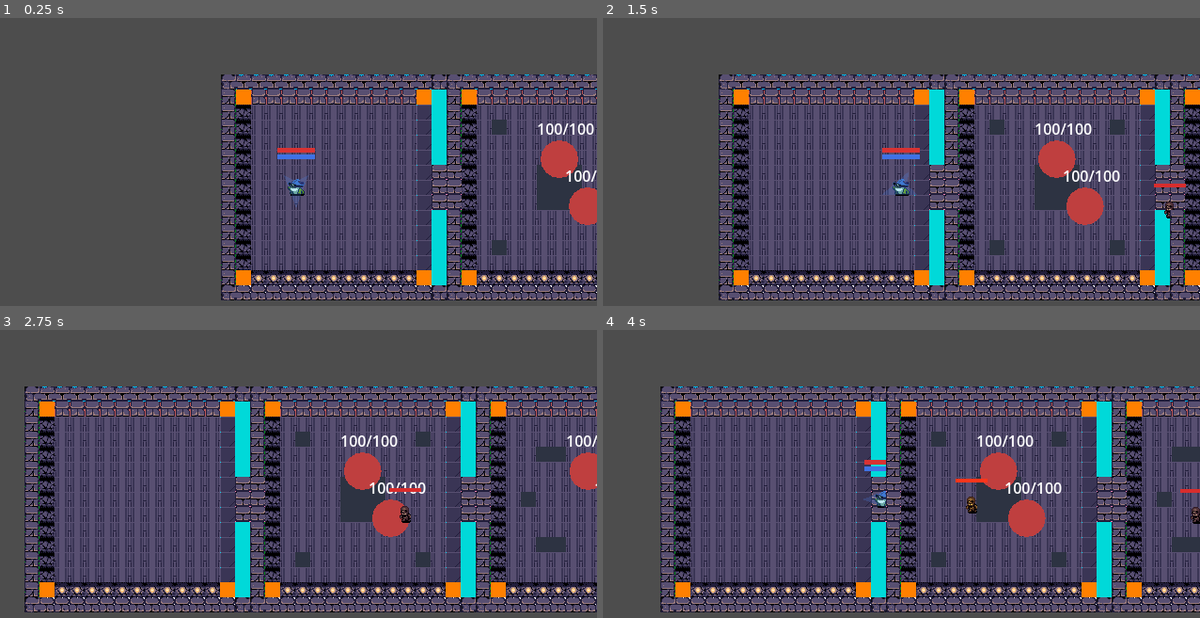
Above: before the commit, frames 1-4 (two rows, left to right).
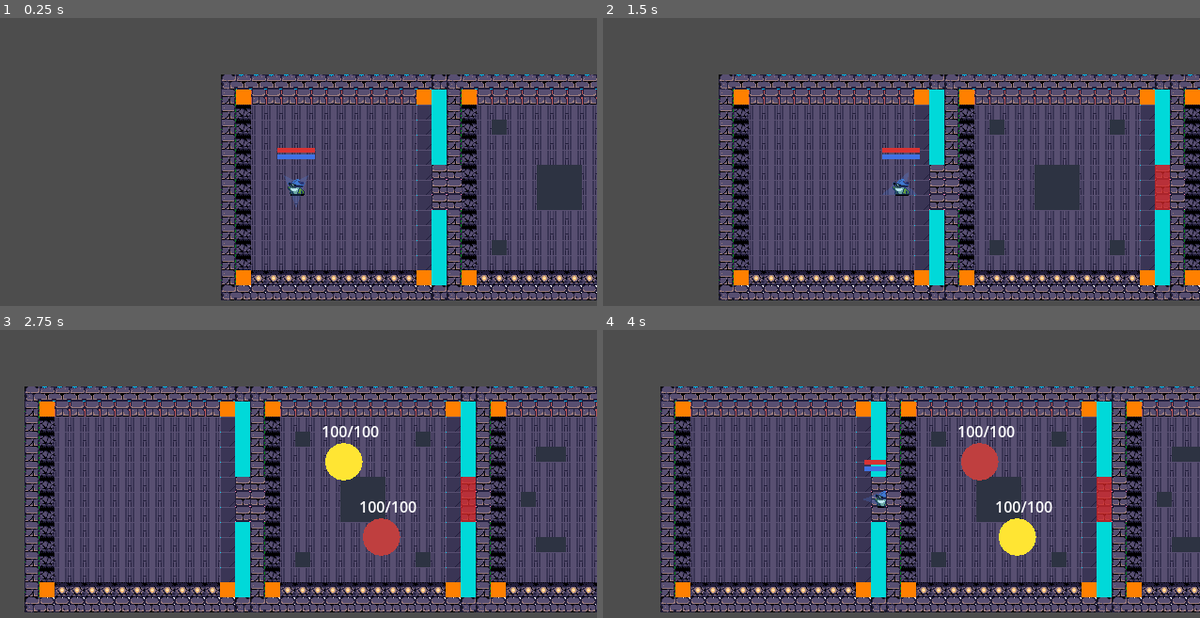
Above: after the commit, the same moments.

Repository: gersonMarcelo123/abyss-maker-game
Game: Godot game, scene res://scenes/levels/GeneratedLevel1.tscn
The game is run twice, just before and just after one commit, with the same random seed, the same clock (stepped at 60 frames per second) and the same inputs. This scene is started directly instead of the project's main scene.
Inputs (mouse positions are in pixels of both pictures, inside the frame that each line leads up to):
- Up to frame 1 (0.25 s): no input
- Up to frame 2 (1.5 s): tap Enter at 0.5 s; move the mouse to (1032, 170) at 0.52 s; hold D 0.53-1.25 s; tap T (attack) at 0.6 s; click (1032, 170) at 0.67 s; drag from (776, 205) to (871, 254) at 1.27 s
- Up to frame 3 (2.75 s): move the mouse to (358, 425) at 2.02 s; hold D from 2.03 s (still down); hold 1 from 2.03 s (still down); tap T (attack) at 2.3 s
- Up to frame 4 (4 s): release D at 2.75 s; release 1 at 2.75 s; drag from (871, 566) to (716, 448) at 2.77 s; move the mouse to (1080, 548) at 3.52 s; hold A from 3.53 s (still down); hold 3 from 3.53 s (still down); tap T (attack) at 3.8 s

The runs differ from the first frame. In frame 1, 1.4% of the frame differs, in the area x 90-100%, y 36-72%; in frame 2, 2.1%; in frame 3, 3.6%, in the area x 54-100%, y 33-79%; in frame 4, 3.2%.

Commit message:
attack rework
los ataques melees nesecitan de menos distancia para funcionar.

Diff:
--- a/scenes/levels/Lobby.tscn
+++ b/scenes/levels/Lobby.tscn
@@ -1,8 +1,8 @@
-[gd_scene load_steps=2 format=3]
+[gd_scene format=3 uid="uid://bq17s4mhaktns"]
 
-[ext_resource type="Script" path="res://scripts/world/lobby.gd" id="1_lobby"]
+[ext_resource type="Script" uid="uid://bc65o0pyxq87b" path="res://scripts/world/lobby.gd" id="1_lobby"]
 
-[node name="Lobby" type="Control"]
+[node name="Lobby" type="Control" unique_id=1738325611]
 layout_mode = 3
 anchors_preset = 15
 anchor_right = 1.0
@@ -11,7 +11,7 @@
 grow_vertical = 2
 script = ExtResource("1_lobby")
 
-[node name="ColorRect" type="ColorRect" parent="."]
+[node name="ColorRect" type="ColorRect" parent="." unique_id=1583321195]
 layout_mode = 1
 anchors_preset = 15
 anchor_right = 1.0
@@ -20,7 +20,7 @@
 grow_vertical = 2
 color = Color(0.08, 0.09, 0.13, 1)
 
-[node name="CenterContainer" type="CenterContainer" parent="."]
+[node name="CenterContainer" type="CenterContainer" parent="." unique_id=1571211229]
 layout_mode = 1
 anchors_preset = 15
 anchor_right = 1.0
@@ -28,33 +28,33 @@
 grow_horizontal = 2
 grow_vertical = 2
 
-[node name="VBoxContainer" type="VBoxContainer" parent="CenterContainer"]
+[node name="VBoxContainer" type="VBoxContainer" parent="CenterContainer" unique_id=803505776]
 layout_mode = 2
 theme_override_constants/separation = 16
 alignment = 1
 
-[node name="Title" type="Label" parent="CenterContainer/VBoxContainer"]
+[node name="Title" type="Label" parent="CenterContainer/VBoxContainer" unique_id=970276397]
 layout_mode = 2
 theme_override_font_sizes/font_size = 32
 text = "ABYSS MAKER"
 horizontal_alignment = 1
 
-[node name="Subtitle" type="Label" parent="CenterContainer/VBoxContainer"]
+[node name="Subtitle" type="Label" parent="CenterContainer/VBoxContainer" unique_id=113432822]
 layout_mode = 2
 theme_override_colors/font_color = Color(0.7, 0.75, 0.85, 1)
 theme_override_font_sizes/font_size = 14
 text = "Selecciona un modo de juego"
 horizontal_alignment = 1
 
-[node name="HSeparator" type="HSeparator" parent="CenterContainer/VBoxContainer"]
+[node name="HSeparator" type="HSeparator" parent="CenterContainer/VBoxContainer" unique_id=1745967860]
 layout_mode = 2
 
-[node name="TestLevel" type="Button" parent="CenterContainer/VBoxContainer"]
+[node name="TestLevel" type="Button" parent="CenterContainer/VBoxContainer" unique_id=2105333626]
 custom_minimum_size = Vector2(200, 42)
 layout_mode = 2
 text = "Test Level"
 
-[node name="GeneratedLevel1" type="Button" parent="CenterContainer/VBoxContainer"]
+[node name="GeneratedLevel1" type="Button" parent="CenterContainer/VBoxContainer" unique_id=987652382]
 custom_minimum_size = Vector2(200, 42)
 layout_mode = 2
 text = "Nivel Generado 1"
--- a/scripts/components/attack_component.gd
+++ b/scripts/components/attack_component.gd
@@ -62,22 +62,31 @@
 		return false
 
 	var distance := owner_body.global_position.distance_to(target.global_position)
-	var in_range := distance <= attack_range
+	var start_strike_range := attack_range * 0.7 if attack_type == AttackType.MELEE else attack_range * 0.95
+	var keep_strike_range := attack_range * 1.4
 
-	if not in_range:
-		_stop_attacking() # se está acercando, no golpea todavía
+	# Si ya está cargando el golpe, no lo cancela a menos que el objetivo escape mucho del rango
+	if is_winding_up:
+		if distance > keep_strike_range:
+			_stop_attacking()
+			return true
+		return false
+
+	var in_strike_range := distance <= start_strike_range
+
+	if not in_strike_range:
+		is_attacking = false
 		return true
 
 	if not is_attacking:
 		is_attacking = true
 		attack_started.emit()
 
-	# Solo se puede ARRANCAR un nuevo windup si no hay uno en curso y ya
-	# pasó el cooldown de cadencia. El cooldown se fija AQUÍ (al iniciar el
-	# windup, no al golpear), así attacks_per_second sigue representando
-	# fielmente "golpes por segundo" incluyendo el retraso.
 	if _windup_remaining < 0.0 and _cooldown <= 0.0:
-		_windup_remaining = attack_windup_duration
+		var effective_windup := attack_windup_duration
+		if attack_type == AttackType.MELEE:
+			effective_windup = min(attack_windup_duration, 0.18)
+		_windup_remaining = effective_windup
 		_pending_target = target
 		_cooldown = 1.0 / max(attacks_per_second, 0.01)
 		is_winding_up = true
--- a/scripts/entities/player/player.gd
+++ b/scripts/entities/player/player.gd
@@ -93,15 +93,29 @@
 
 	_handle_menu_input()
 
+	var move_dir := player_input.get_move_vector()
+	var is_holding_attack := player_input.is_pressed("attack")
+	var is_moving_manually := move_dir != Vector2.ZERO
+
 	var aim_dir := player_input.get_aim_vector(self)
 	if aim_dir != Vector2.ZERO:
 		_last_aim_dir = aim_dir
 
-	var target := target_selector.update(global_position, aim_dir)
+	# No cambiar de objetivo mientras se mantiene pulsado el botón de atacar
+	var target: Node2D = null
+	if is_holding_attack and is_instance_valid(target_selector.current_target):
+		target = target_selector.current_target
+	else:
+		target = target_selector.update(global_position, aim_dir)
+
 	if not is_instance_valid(target):
 		target = null
 
-	var want_attack := player_input.is_pressed("attack")
+	# Te puedes mover mientras mantienes atacar pero no atacas. Al dejar de moverte, ataca/persigue.
+	var want_attack := is_holding_attack and not is_moving_manually
+	if is_moving_manually and attack_component.is_attacking:
+		attack_component.cancel()
+
 	## El objeto se recoge estando encima y pulsando ataque en CUALQUIER
 	## dirección. Solo se prioriza atacar cuando el enemigo ya está a rango.
 	if player_input.is_just_pressed("attack") and _try_pickup_nearby_item():
@@ -113,17 +127,21 @@
 
 	var must_approach := attack_component.process_attack(self, target, want_attack)
 
-	_move(must_approach, target)
+	_move(must_approach, target, move_dir, is_moving_manually)
 	move_and_slide()
 	_update_animation()
 
 	_handle_ability_input()
 
-func _move(must_approach: bool, target: Node2D) -> void:
-	var move_dir := player_input.get_move_vector()
+func _move(must_approach: bool, target: Node2D, move_dir: Vector2, is_moving_manually: bool) -> void:
 	var is_sprinting := player_input.is_pressed("sprint") and not attack_component.is_attacking
 
-	if attack_component.is_attacking:
+	if is_moving_manually:
+		# Movimiento manual libre prioritario sobre el ataque
+		var speed := move_speed * (sprint_multiplier if is_sprinting else 1.0)
+		velocity = move_dir * speed
+		_state = FacingState.MOVING
+	elif attack_component.is_attacking:
 		# Plantado golpeando: no se mueve, pero se orienta hacia el objetivo.
 		velocity = Vector2.ZERO
 		if is_instance_valid(target):
@@ -134,10 +152,6 @@
 		velocity = to_target.normalized() * move_speed
 		_last_aim_dir = to_target.normalized()
 		_state = FacingState.APPROACHING
-	elif move_dir != Vector2.ZERO:
-		var speed := move_speed * (sprint_multiplier if is_sprinting else 1.0)
-		velocity = move_dir * speed
-		_state = FacingState.MOVING
 	else:
 		velocity = Vector2.ZERO
 		_state = FacingState.IDLE
--- a/scripts/world/generated_level_1.gd
+++ b/scripts/world/generated_level_1.gd
@@ -1,9 +1,11 @@
 ## GeneratedLevel1.gd
-## Nivel generado procedimentalmente:
-## - 1 Start Chunk (pequeño/inicio, donde aparece el jugador)
-## - 4 Chunks procedimentales de 15x15 conectados con interiores aleatorios
-## - Teletransportador al final para regresar al Lobby
-## - Spawneo de enemigos en los chunks para probar combate y navegación
+## Manejador de progresión por chunks:
+## - El jugador comienza en el Start Chunk.
+## - Al cruzar una puerta hacia un nuevo chunk, dicho chunk se activa y
+##   aparecen sus enemigos.
+## - La puerta hacia el siguiente chunk permanece cerrada/bloqueada hasta
+##   que se eliminen TODOS los enemigos del chunk activo.
+## - Al limpiar el chunk 4, se activa el teletransportador al Lobby.
 class_name GeneratedLevel1
 extends Node2D
 
@@ -12,70 +14,183 @@
 @export var return_teleport_scene: PackedScene = preload("res://scenes/world/ReturnTeleport.tscn")
 @export var dummy_enemy_scene: PackedScene = preload("res://scenes/entities/enemies/DummyEnemy.tscn")
 @export var melee_enemy_scene: PackedScene = preload("res://scenes/entities/enemies/MeleeEnemy.tscn")
+@export var ranged_enemy_scene: PackedScene = preload("res://scenes/entities/enemies/RangedEnemy.tscn")
 
 const CHUNK_WIDTH := 240.0 # 15 tiles * 16px
+const TOTAL_CHUNKS := 4
 
 var player_instance: Player = null
+var _teleport_instance: Node2D = null
+
+var _chunk_nodes: Array[ProceduralChunk] = []
+var _chunk_activated: Array[bool] = [true, false, false, false, false]
+var _chunk_enemies: Dictionary = {} # chunk_index -> Array de enemigos vivos
+var _door_barriers: Dictionary = {} # chunk_index -> StaticBody2D de la barrera de salida
 
 func _ready() -> void:
 	_generate_level()
 
 func _generate_level() -> void:
-	# 1. Start Chunk (Inicio pequeño / despejado con puerta a la derecha)
+	# 1. Start Chunk (Chunk 0)
 	var start_chunk := chunk_scene.instantiate() as ProceduralChunk
 	start_chunk.position = Vector2(0, 0)
 	start_chunk.door_right = true
 	start_chunk.door_left = false
 	start_chunk.door_top = false
 	start_chunk.door_bottom = false
-	start_chunk.interior_index = 0 # Centro despejado para el spawn
+	start_chunk.interior_index = 0
 	add_child(start_chunk)
+	_chunk_nodes.append(start_chunk)
 
-	# Instanciar o posicionar Jugador en el Start Chunk
+	# Instanciar jugador en Start Chunk
 	if not player_instance:
 		player_instance = player_scene.instantiate() as Player
 		add_child(player_instance)
 	player_instance.global_position = Vector2(80, 120)
 
-	# Configurar cámara para seguir al jugador
+	# Cámara
 	var camera := Camera2D.new()
 	camera.position_smoothing_enabled = true
 	camera.position_smoothing_speed = 8.0
 	player_instance.add_child(camera)
 
-	# 2. Generar 4 Chunks conectados
-	var current_pos_x := CHUNK_WIDTH
-	for i in range(1, 5):
+	# 2. Generar Chunks 1 a 4 con barreras y triggers
+	for i in range(1, TOTAL_CHUNKS + 1):
+		var chunk_pos_x := i * CHUNK_WIDTH
 		var chunk := chunk_scene.instantiate() as ProceduralChunk
-		chunk.position = Vector2(current_pos_x, 0)
+		chunk.position = Vector2(chunk_pos_x, 0)
 		chunk.door_left = true
 		chunk.door_right = true
 		chunk.door_top = false
 		chunk.door_bottom = false
 		chunk.interior_index = randi_range(1, 10)
 		add_child(chunk)
+		_chunk_nodes.append(chunk)
+		_chunk_enemies[i] = []
 
-		# Spawner de enemigos de prueba en el centro de cada chunk
-		_spawn_chunk_enemies(current_pos_x, i)
-		current_pos_x += CHUNK_WIDTH
+		# Trigger en la puerta de entrada para activar el chunk al tocarla
+		_create_door_trigger(i, chunk_pos_x)
 
-	# 3. Teletransportador de regreso al Lobby al final del último chunk
+		# Barrera en la puerta de salida hacia el siguiente chunk (cerrada por defecto)
+		if i < TOTAL_CHUNKS:
+			_create_door_barrier(i, chunk_pos_x + CHUNK_WIDTH)
+
+	# 3. Teletransportador al final del Chunk 4 (bloqueado hasta limpiar Chunk 4)
 	if return_teleport_scene:
-		var teleport := return_teleport_scene.instantiate() as Node2D
-		teleport.position = Vector2(current_pos_x - 36, 120)
-		add_child(teleport)
+		_teleport_instance = return_teleport_scene.instantiate() as Node2D
+		_teleport_instance.position = Vector2((TOTAL_CHUNKS + 1) * CHUNK_WIDTH - 36, 120)
+		_teleport_instance.visible = false
+		_teleport_instance.process_mode = Node.PROCESS_MODE_DISABLED
+		add_child(_teleport_instance)
 
-func _spawn_chunk_enemies(chunk_offset_x: float, chunk_num: int) -> void:
+func _create_door_trigger(chunk_index: int, trigger_x: float) -> void:
+	var area := Area2D.new()
+	area.position = Vector2(trigger_x, 120)
+	var col := CollisionShape2D.new()
+	var shape := RectangleShape2D.new()
+	shape.size = Vector2(24, 48)
+	col.shape = shape
+	area.add_child(col)
+	add_child(area)
+
+	area.body_entered.connect(func(body: Node2D) -> void:
+		if body.is_in_group("players"):
+			_on_player_reached_chunk(chunk_index)
+	)
+
+func _create_door_barrier(chunk_index: int, barrier_x: float) -> void:
+	var barrier := StaticBody2D.new()
+	barrier.position = Vector2(barrier_x - 8, 120)
+	barrier.collision_layer = 1
+	barrier.collision_mask = 0
+
+	var col := CollisionShape2D.new()
+	var shape := RectangleShape2D.new()
+	shape.size = Vector2(16, 48)
+	col.shape = shape
+	barrier.add_child(col)
+
+	# Visual de la puerta/barrera cerrada (roja translúcida)
+	var visual := Polygon2D.new()
+	visual.polygon = PackedVector2Array([
+		Vector2(-8, -24), Vector2(8, -24),
+		Vector2(8, 24), Vector2(-8, 24)
+	])
+	visual.color = Color(0.85, 0.15, 0.15, 0.75)
+	visual.name = "BarrierVisual"
+	barrier.add_child(visual)
+
+	add_child(barrier)
+	_door_barriers[chunk_index] = barrier
+
+func _on_player_reached_chunk(chunk_index: int) -> void:
+	if _chunk_activated[chunk_index]:
+		return
+	_chunk_activated[chunk_index] = true
+	print("[Level1] Jugador entra al Chunk %d — Spawneando enemigos..." % chunk_index)
+
+	# Spawneo de enemigos al tocar la puerta del chunk
+	var chunk_offset_x := chunk_index * CHUNK_WIDTH
+	_spawn_enemies_for_chunk(chunk_index, chunk_offset_x)
+
+func _spawn_enemies_for_chunk(chunk_index: int, offset_x: float) -> void:
+	var enemy_list: Array = []
+
 	if dummy_enemy_scene:
-		var dummy := dummy_enemy_scene.instantiate() as Node2D
-		dummy.position = Vector2(chunk_offset_x + 120, 90)
-		add_child(dummy)
+		var dummy1 := dummy_enemy_scene.instantiate() as Node2D
+		dummy1.position = Vector2(offset_x + 100, 80)
+		add_child(dummy1)
+		enemy_list.append(dummy1)
 
 		var dummy2 := dummy_enemy_scene.instantiate() as Node2D
-		dummy2.position = Vector2(chunk_offset_x + 150, 140)
+		dummy2.position = Vector2(offset_x + 140, 160)
 		add_child(dummy2)
+		enemy_list.append(dummy2)
 
-	if chunk_num >= 2 and melee_enemy_scene:
-		var enemy := melee_enemy_scene.instantiate() as Node2D
-		enemy.position = Vector2(chunk_offset_x + 90, 150)
-		add_child(enemy)
+	if chunk_index >= 2 and melee_enemy_scene:
+		var melee := melee_enemy_scene.instantiate() as Node2D
+		melee.position = Vector2(offset_x + 80, 140)
+		add_child(melee)
+		enemy_list.append(melee)
+
+	if chunk_index >= 3 and ranged_enemy_scene:
+		var ranged := ranged_enemy_scene.instantiate() as Node2D
+		ranged.position = Vector2(offset_x + 160, 90)
+		add_child(ranged)
+		enemy_list.append(ranged)
+
+	_chunk_enemies[chunk_index] = enemy_list
+
+	# Conectar muerte de cada enemigo para chequear cuando se limpie el chunk
+	for enemy: Node in enemy_list:
+		enemy.tree_exited.connect(func() -> void:
+			_on_chunk_enemy_died(chunk_index, enemy)
+		)
+
+	# Si por alguna razón no se generaron enemigos, abrir de inmediato
+	if enemy_list.is_empty():
+		_unlock_chunk_exit(chunk_index)
+
+func _on_chunk_enemy_died(chunk_index: int, enemy_node: Node) -> void:
+	var list: Array = _chunk_enemies.get(chunk_index, [])
+	list.erase(enemy_node)
+	if list.is_empty():
+		_unlock_chunk_exit(chunk_index)
+
+func _unlock_chunk_exit(chunk_index: int) -> void:
+	print("[Level1] ¡Chunk %d completado! Puerta abierta hacia el siguiente chunk." % chunk_index)
+
+	# Abrir barrera al siguiente chunk
+	if _door_barriers.has(chunk_index):
+		var barrier: StaticBody2D = _door_barriers[chunk_index]
+		if is_instance_valid(barrier):
+			barrier.set_collision_layer_value(1, false)
+			var visual: Polygon2D = barrier.get_node_or_null("BarrierVisual")
+			if visual:
+				visual.color = Color(0.2, 0.9, 0.4, 0.3) # Verde abierto / desbloqueado
+
+	# Si completó el último chunk, activar el teletransportador
+	if chunk_index == TOTAL_CHUNKS and _teleport_instance and is_instance_valid(_teleport_instance):
+		_teleport_instance.visible = true
+		_teleport_instance.process_mode = Node.PROCESS_MODE_INHERIT
+		print("[Level1] ¡Teletransportador al Lobby activado!")
